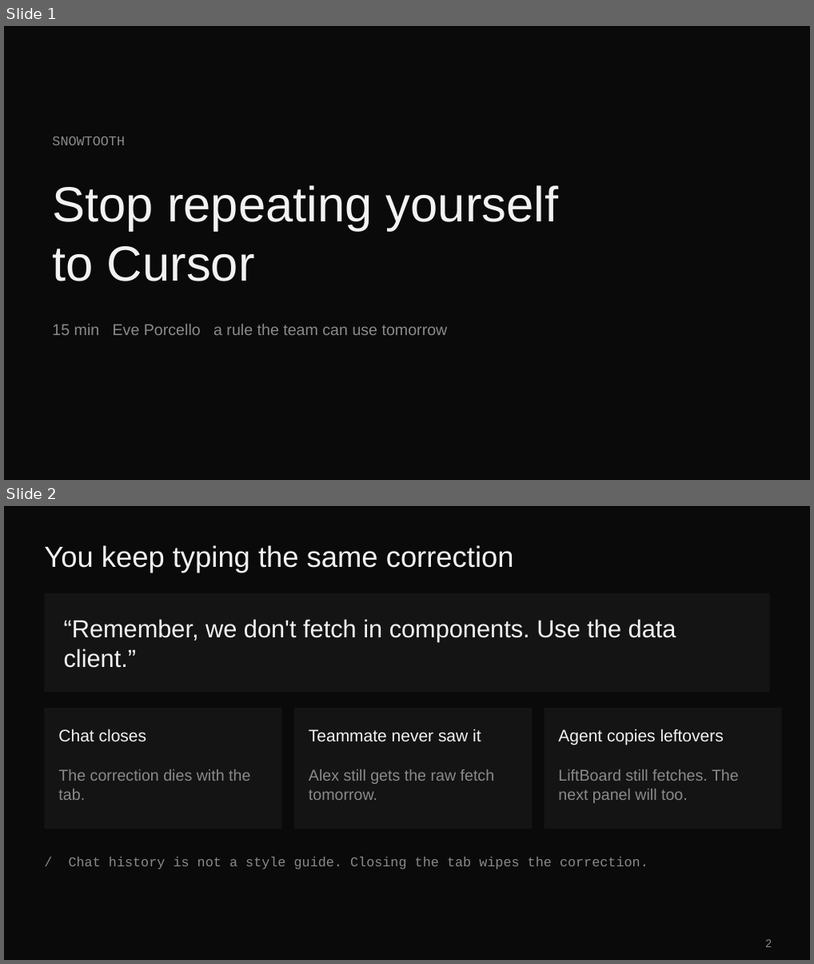
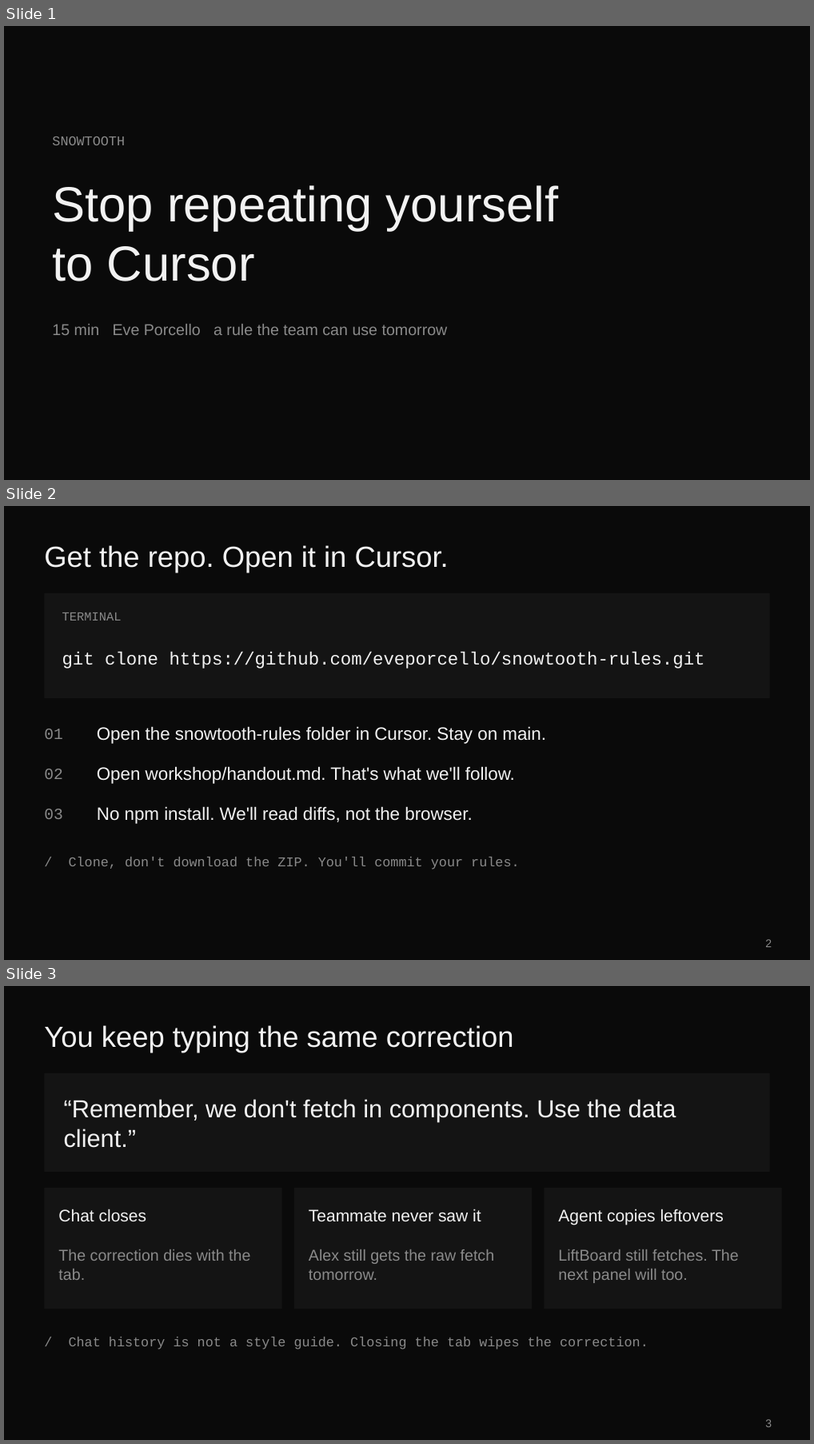
Before and after one commit to eveporcello/snowtooth-rules-teacher-guide, a slide deck: snowtooth-rules.pptx. Shown one above the other, each under a label of ours: slides 1 and 2 before the commit, slides 1, 2 and 3 after it. The pictures are 814x964 and 814x1444 pixels, drawn with LibreOffice and Linux fonts; fonts in the diff are those of the drawing. Boxes give left, top, right and bottom in pixels: in the first picture for what was removed or moved away, otherwise in the second. Text is boxed around its words. In the diff, an @@ line names an element or a change of style, - is before the commit and + after.

```diff
--- a/snowtooth-rules.pptx
+++ b/snowtooth-rules.pptx
@@ slide 2 added at (x1=4, y1=506, x2=810, y2=960), background #0A0A0A @@
@@ title added at (x1=44, y1=545, x2=449, y2=572), 26 pt, text #F2F2F2 @@
+Get the repo. Open it in Cursor.
@@ rectangle added at (x1=44, y1=593, x2=770, y2=698), fill #141414 @@
@@ text added at (x1=62, y1=612, x2=122, y2=620), 11 pt, text #8A8A8A @@
+TERMINAL
@@ text added at (x1=62, y1=652, x2=706, y2=668), 16 pt, text #F2F2F2 @@
+git clone https://github.com/eveporcello/snowtooth-rules.git
@@ text added at (x1=44, y1=728, x2=63, y2=739), 14 pt, text #8A8A8A @@
+01
@@ text added at (x1=97, y1=726, x2=546, y2=744), 16 pt, text #F2F2F2 @@
+Open the snowtooth-rules folder in Cursor. Stay on main.
@@ text added at (x1=44, y1=768, x2=63, y2=779), 14 pt, text #8A8A8A @@
+02
@@ text added at (x1=97, y1=766, x2=515, y2=784), 16 pt, text #F2F2F2 @@
+Open workshop/handout.md. That's what we'll follow.
@@ text added at (x1=44, y1=808, x2=63, y2=819), 14 pt, text #8A8A8A @@
+03
@@ text added at (x1=97, y1=806, x2=472, y2=824), 16 pt, text #F2F2F2 @@
+No npm install. We'll read diffs, not the browser.
@@ text added at (x1=69, y1=856, x2=519, y2=869), 12 pt, text #8A8A8A @@
+/ Clone, don't download the ZIP. You'll commit your rules.
@@ page number added at (x1=766, y1=939, x2=772, y2=947), 10 pt, text #8A8A8A @@
+2
@@ what was slide 2 is now slide 3 @@
@@ page number at (x1=766, y1=1419, x2=772, y2=1427): text changed @@
-2
+3
```
Also in this commit, not shown: 2 slides changed, 3 other files.
